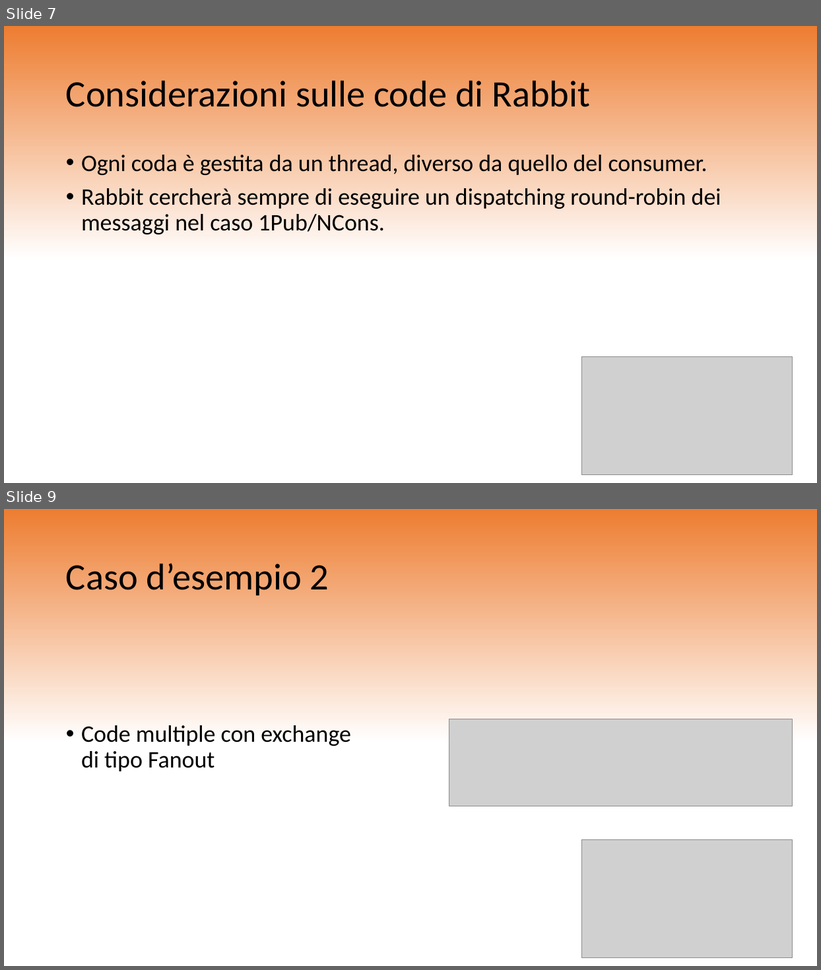
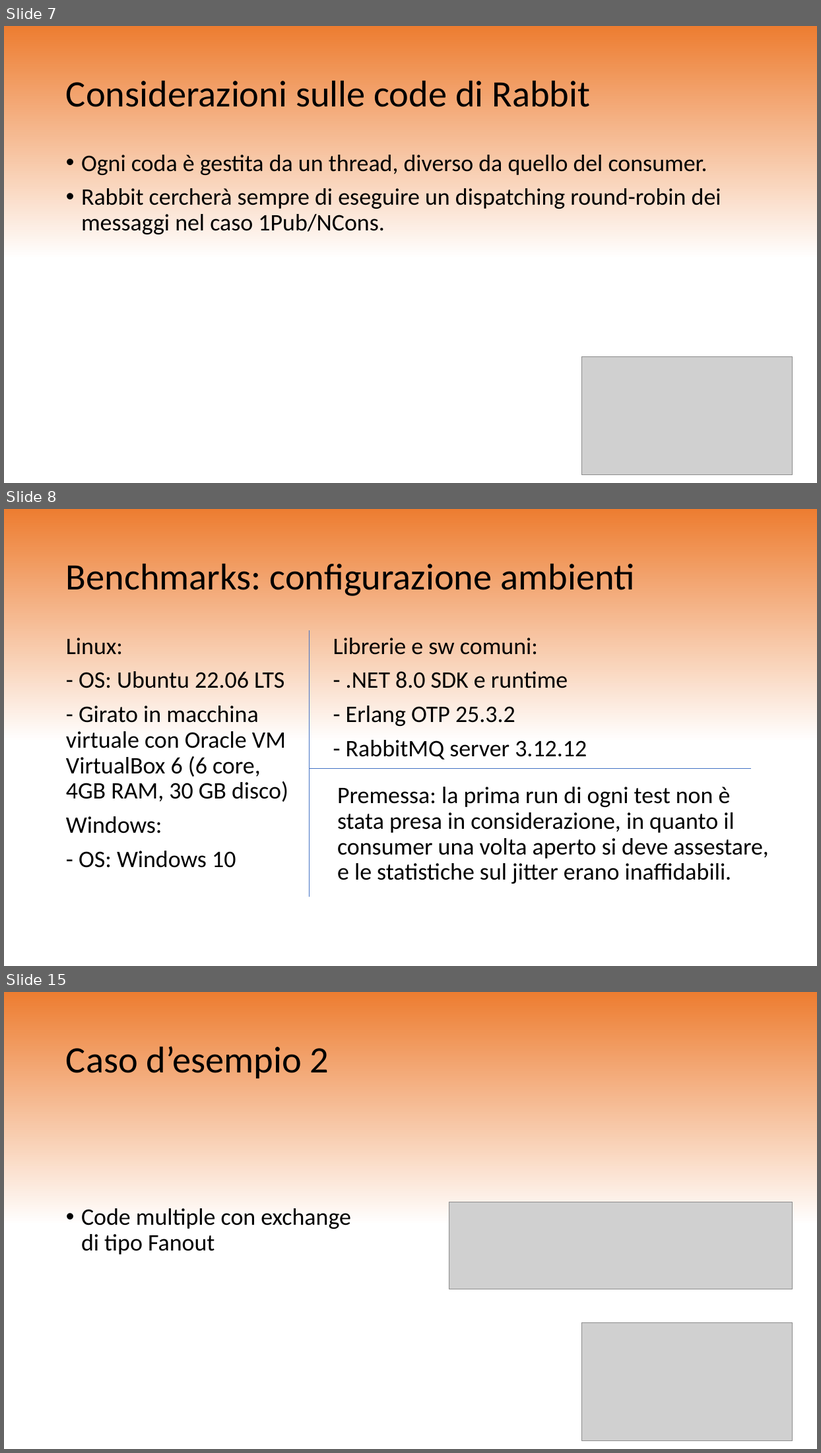
Before and after one commit to bianchiart/rtes-rabbitmq-project, a slide deck: SharedDomain/RabbitMQProgetto.pptx. Shown one above the other, each under a label of ours: slides 7 and 9 before the commit, slides 7, 8 and 15 after it; the slides between them are not shown. The pictures are 821x970 and 821x1453 pixels, drawn with LibreOffice and Linux fonts; fonts in the diff are those of the drawing; grey boxes stand for pictures. Boxes give left, top, right and bottom in pixels: in the first picture for what was removed or moved away, otherwise in the second. Text is boxed around its words. In the diff, an @@ line names an element or a change of style, - is before the commit and + after.

Commit message:
Added benchmarks statistics slides

```diff
--- a/SharedDomain/RabbitMQProgetto.pptx
+++ b/SharedDomain/RabbitMQProgetto.pptx
@@ slide 8 added at [4, 509, 817, 966], background gradient #ED7D31 to #FFFFFF @@
@@ title added at [66, 563, 634, 596], 44 pt, text #000000 @@
+Benchmarks: configurazione ambienti
@@ text added at [66, 638, 288, 868], 28 pt, text #000000 @@
+Linux:
+- OS: Ubuntu 22.06 LTS
+- Girato in macchina virtuale con Oracle VM VirtualBox 6 (6 core, 4GB RAM, 30 GB disco)
+Windows:
+- OS: Windows 10
@@ line added from (309, 631) to (309, 897), #4472C4 0.5 pt @@
@@ text added at [333, 638, 587, 760], 28 pt, text #000000 @@
+Librerie e sw comuni:
+- .NET 8.0 SDK e runtime
+- Erlang OTP 25.3.2
+- RabbitMQ server 3.12.12
@@ line added from (751, 768) to (309, 768), #4472C4 0.5 pt @@
@@ text added at [337, 787, 769, 884], 28 pt, text #000000 @@
+Premessa: la prima run di ogni test non è stata presa in considerazione, in quanto il consumer una volta aperto si deve assestare, e le statistiche sul jitter erano inaffidabili.
@@ what was slide 9 is now slide 15 @@
```
Also in this commit, not shown: 1 slide changed, 9 other slides added.
